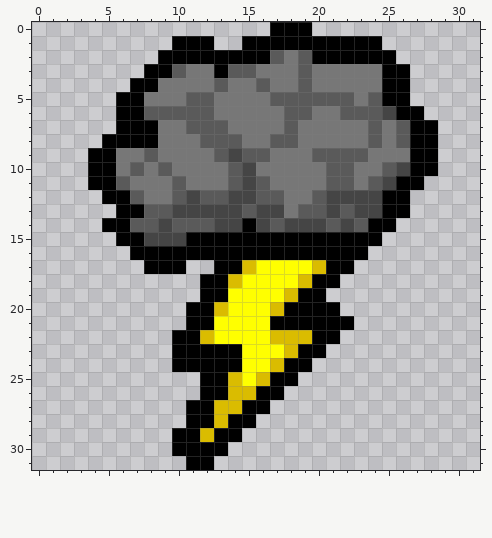
Two states of a pixel-art sprite, resources/gfx/items/collectibles/collectibles_Divine_Retribution.png. Above is the file before it was changed.
The file is 32x32 pixels.
After the commit:
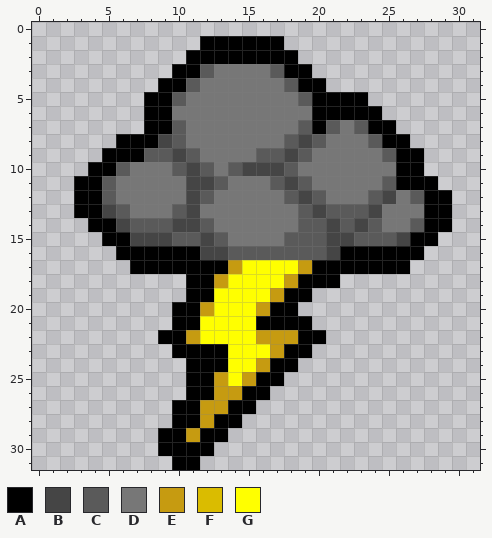
Palette (. is transparent): A #000000  B #454545  C #5a5a5a  D #777777  E #c69b11  F #dabc00  G #ffff00
Changes in this commit:
@@ x 0..31 @@
- 0 .................AAA............
- 1 ..........AAA..AAAAAAAAAA.......
- 2 .........AAAAAAAACDCAAAAAA......
- 3 ........AACDDACCDDDCDDDDDAA.....
- 4 .......AADDDDCDDCDDCDDDDDAA.....
- 5 ......AADDDCCDDDDCCCCCCDCAA.....
- 6 ......AACCCCCDDDDDCCDDCCCBAA....
- 7 ......AAADDCCCDDDDCDDDDDCDCAA...
- 8 .....AAAADDDCCCDDCCDDDDDCDCAA...
- 9 ....AADDCDDDDCBCCDDDCCCCDDDAA...
-10 ....AADCDCDDDDCBDDDDDCCDDCBAA...
-11 ....AACDDDCDDDCBCDDDDCCDCBAA....
-12 .....AACDDCBCCBBCCDDCBBBBAA.....
-13 ......AACCBBBBBCBBDCCBCBBAA.....
-14 .....AACCBCCCBBABCBBBCBCAA......
-15 ......AABBBAAAAAAAAAAAAAA.......
-16 .......AAAAAAAAAAAAAAAAA........
-17 ........AAA..AAFGGGGFAA.........
-18 ............AAFGGGGFAA..........
-19 ............AAGGGGFAA...........
-20 ...........AAFGGGFAAAA..........
-21 ...........AAGGGGAAAAAA.........
-22 ..........AAFGGGGFFFAA..........
-23 ..........AAAAAGGGFAA...........
-24 ..........AAAAAGGFAA............
-25 ............AAFGFAA.............
-26 ............AAFFAA..............
-27 ...........AAFFAA...............
-28 ...........AAFAA................
-29 ..........AAFAA.................
-30 ..........AAAA..................
-31 ...........AA...................
+ 0 ................................
+ 1 ............AAAAAA..............
+ 2 ...........AAAAAAAA.............
+ 3 ..........AACDDDDCAA............
+ 4 .........AACDDDDDDCAA...........
+ 5 ........AACDDDDDDDDCAAAA........
+ 6 ........AADDDDDDDDDDAAAAA.......
+ 7 ........AACDDDDDDDDCACDCAA......
+ 8 ......AAABCDDDDDDDCBCDDDCAA.....
+ 9 .....AAACCBCDDDDCCBCDDDDDCAA....
+10 ....AACDDDCBCDCBBBCDDDDDDDAA....
+11 ...AACDDDDDBBCDDDCBCDDDDDCAAA...
+12 ...AACDDDDDBCDDDDDCBCDDDCBDCAA..
+13 ...AABCDDDCBDDDDDDDCBCCCBDDDAA..
+14 ....AABCCCBBCDDDDDDCCBCBCDDCAA..
+15 .....AABBBCCBCDDDDCCCBBCCCBAA...
+16 ......AAAAAABBCCCCCCCBAAAAAA....
+17 .......AAAAAAAEGGGGEAAAAAAA.....
+18 ...........AAEGGGGEAAA..........
+19 ...........AAGGGGEAA............
+20 ..........AAEGGGEAA.............
+21 ..........AAGGGGAAAA............
+22 .........AAEGGGGEEEAA...........
+23 ..........AAAAGGGEAA............
+24 ...........AAAGGEAA.............
+25 ...........AAEGEAA..............
+26 ...........AAEEAA...............
+27 ..........AAEEAA................
+28 ..........AAEAA.................
+29 .........AAEAA..................
+30 .........AAAA...................
+31 ..........AA....................
Pixel boxes of the changes (left, top, right, bottom) in both pictures:
changed: (74, 22, 452, 470)
